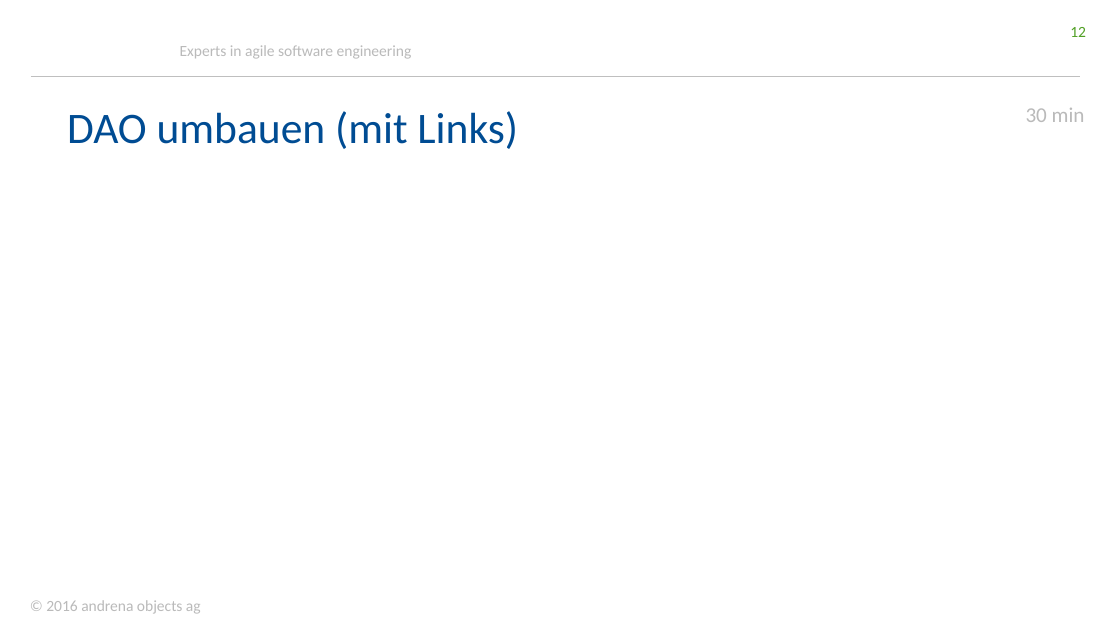
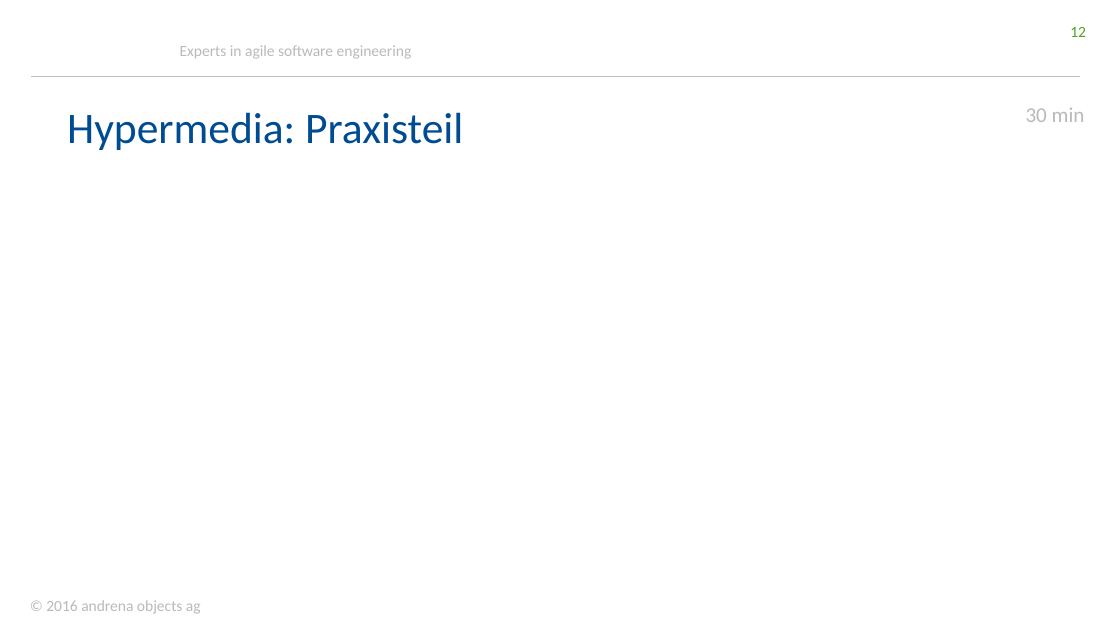
Before and after one commit to stklqt/oop-springboot-springdata-server, a slide deck: slide 12 of slides.pptx. Drawn at 1120x630 pixels with LibreOffice and Linux fonts; fonts in the diff are those of the drawing; background and template pictures are left out. Boxes give left, top, right and bottom in pixels: in the first picture for what was removed or moved away, otherwise in the second. Text is boxed around its words. In the diff, an @@ line names an element or a change of style, - is before the commit and + after.

```diff
--- a/slides.pptx
+++ b/slides.pptx
@@ title at [67,112,463,150]: text changed @@
-DAO umbauen (mit Links)
+Hypermedia: Praxisteil
```
Also in this commit, not shown: 9 other slides changed, 1 slide added.
